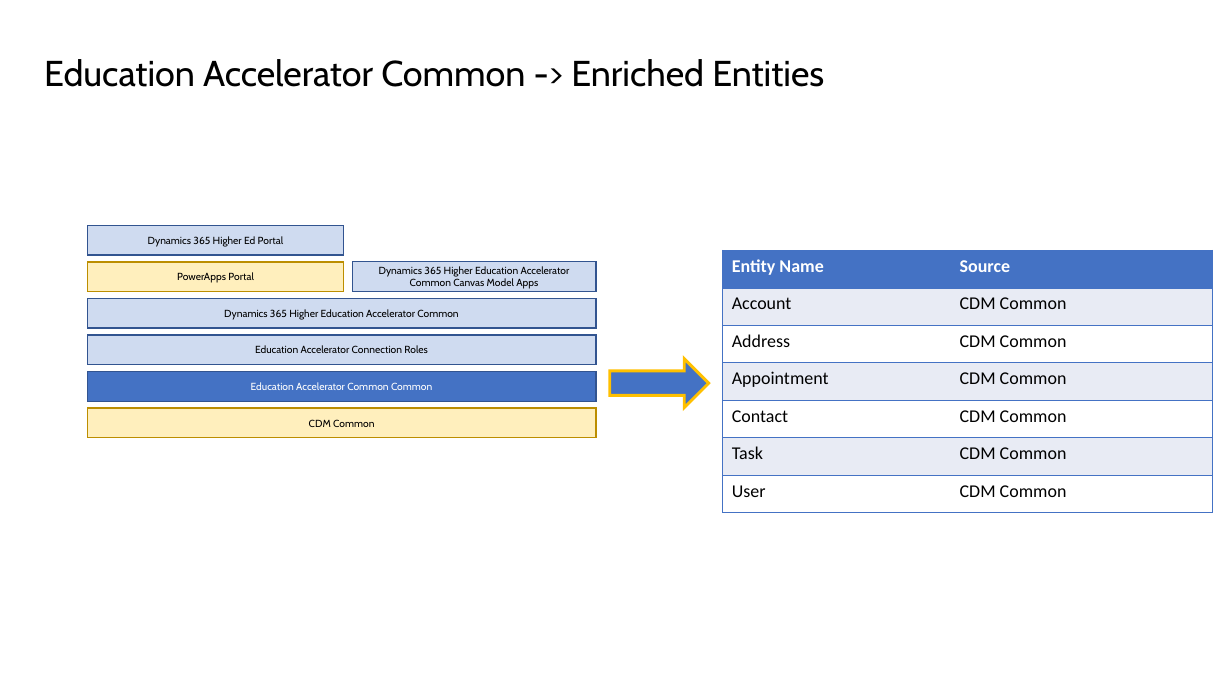
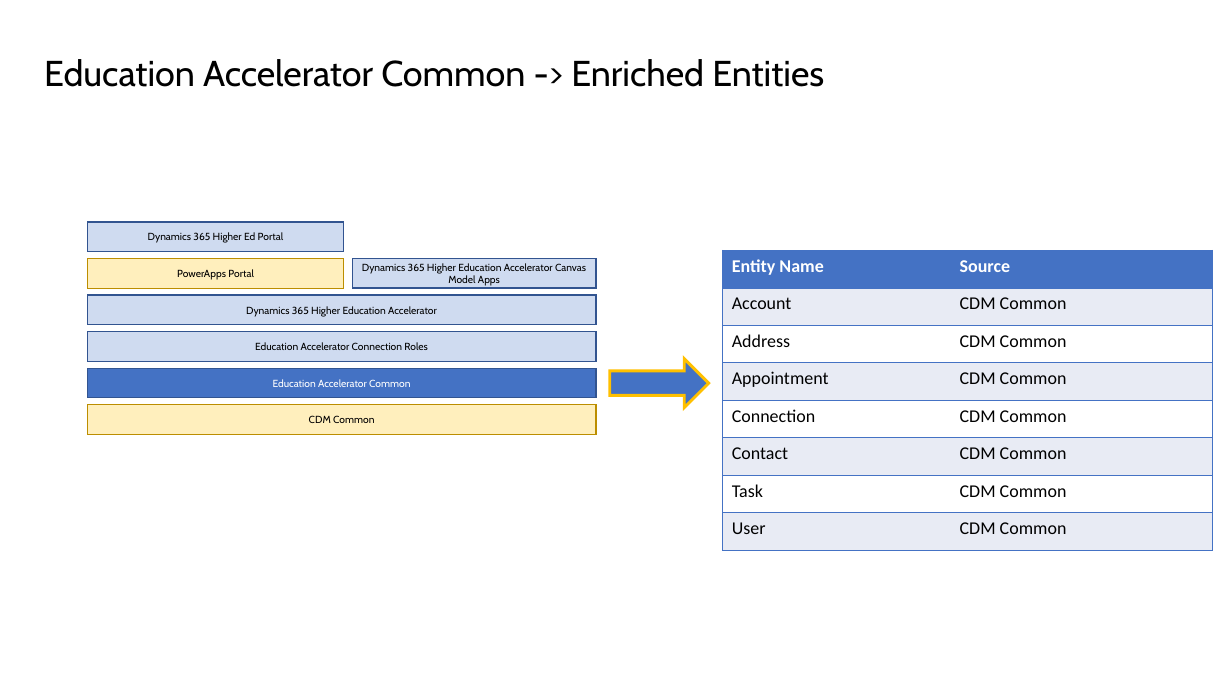
Before and after one commit to microsoft/Industry-Accelerator-Education, a slide deck: slide 5 of documentation/Higher.Education.Solution.Packaging.Design & ERD.pptx (slide 4 before the commit). Drawn at 1232x693 pixels with LibreOffice and Linux fonts; fonts in the diff are those of the drawing. Boxes give left, top, right and bottom in pixels: in the first picture for what was removed or moved away, otherwise in the second. Text is boxed around its words. In the diff, an @@ line names an element or a change of style, - is before the commit and + after.

```diff
--- a/documentation/Higher.Education.Solution.Packaging.Design & ERD.pptx
+++ b/documentation/Higher.Education.Solution.Packaging.Design & ERD.pptx
@@ text in rectangle at (362, 263, 586, 286): text changed @@
-Dynamics 365 Higher Education Accelerator Common Canvas Model Apps
+Dynamics 365 Higher Education Accelerator Canvas Model Apps
@@ table at (723, 250, 1214, 550) @@
+row 5: Connection | CDM Common
@@ 4 rectangles: place and size @@
-4 rectangles at (88, 226, 596, 438)
+4 rectangles at (88, 222, 596, 434)
@@ text in rectangle at (246, 306, 437, 316): text changed @@
-Dynamics 365 Higher Education Accelerator Common
+Dynamics 365 Higher Education Accelerator
@@ text in rectangle at (273, 379, 410, 387): text changed @@
-Education Accelerator Common Common
+Education Accelerator Common
```
Also in this commit, not shown: 12 other slides changed, 1 slide added, 33 other files.
